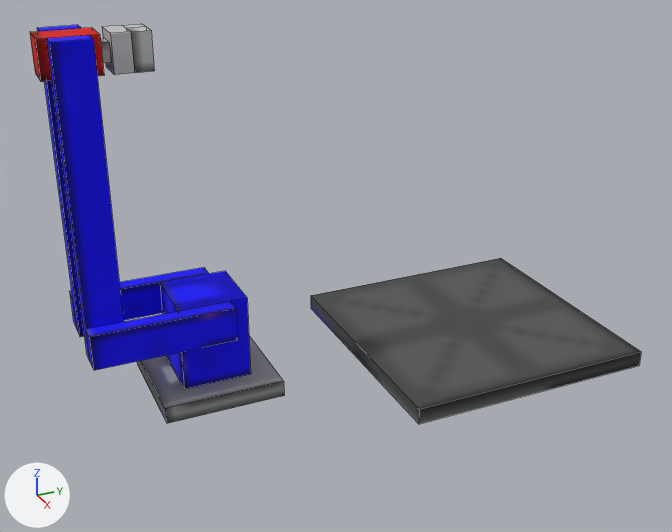
The OBJ model src/main/resources/assets/pneumaticcraft/models/block/assembly_io_unit_import.obj as it was, and as the next commit left it.
Both versions are drawn from a 50 mm lens placed at (3.44, -1.3, 1.9), pointed at (0.58, -0.01, 0.47). Every picture has the same lights, and +X, +Y and +Z are marked at lower left. Mesh edges are drawn as thin lines. Where no turn or scale is listed for an object, it has been applied to the vertices. Vertices at the same position are counted once.

In view in the first picture: 'assembly_io_unit_import'.
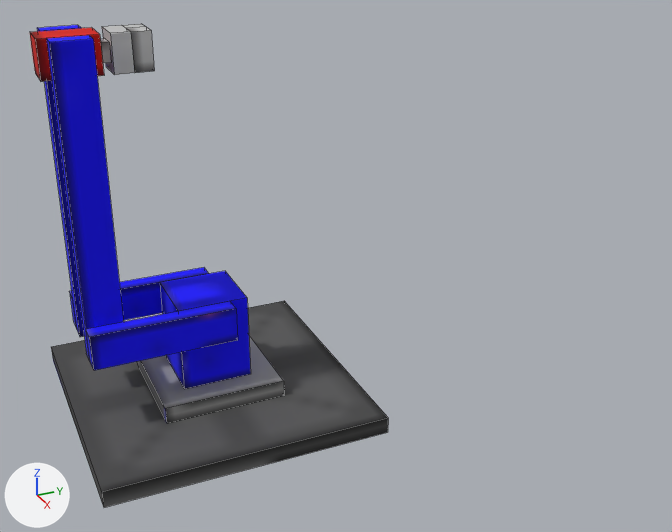
Boxes [x1, y1, x2, y2] around the edits, measured in the pictures (672 x 532 px; the box of a moved part takes in the faces that stretch with it):
'assembly_io_unit_import', reshaped (41% narrower, 21% taller): before [30, 24, 641, 424]; after [30, 24, 388, 508]
part 1 of me_assembly_io_unit_import, moved or reshaped: before [311, 258, 641, 424]; after [51, 301, 388, 508]

Edits to the bpy script that builds the scene:
```text
Change me_assembly_io_unit_import:
    where me_assembly_io_unit_import.from_pydata(...)  # 94 vertices, 77 faces; spans x 0.0..1.0, y -0.97..1.12, z 0.0..1.38
    used by ob_assembly_io_unit_import; location = (0.0, 0.0, 0.0)
    me_assembly_io_unit_import part 1: the loose piece of 8 vertices spanning x 0.0..1.0, y 0.12..1.12, z 0.0..0.06 is moved by (0.0, -1.12, 0.0)
```
